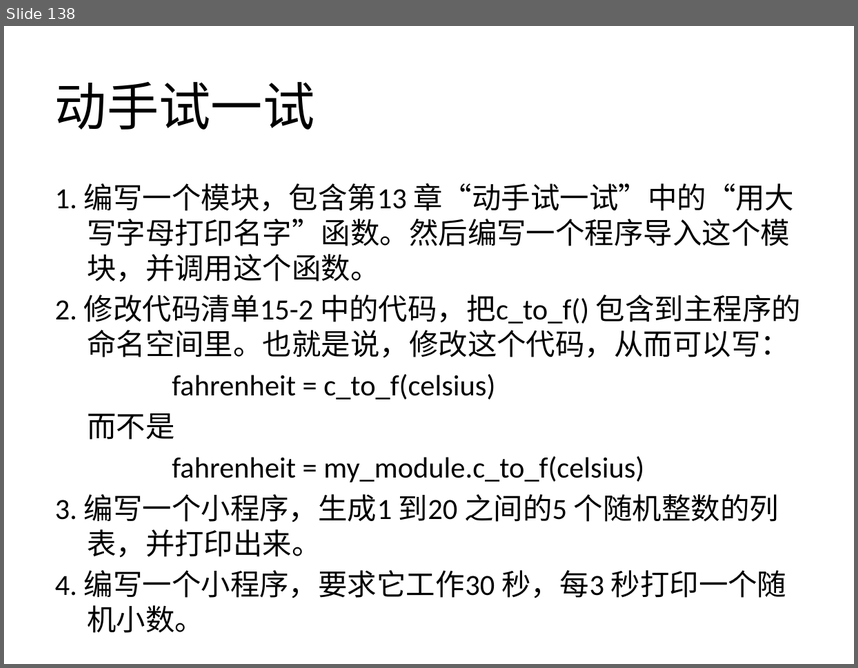
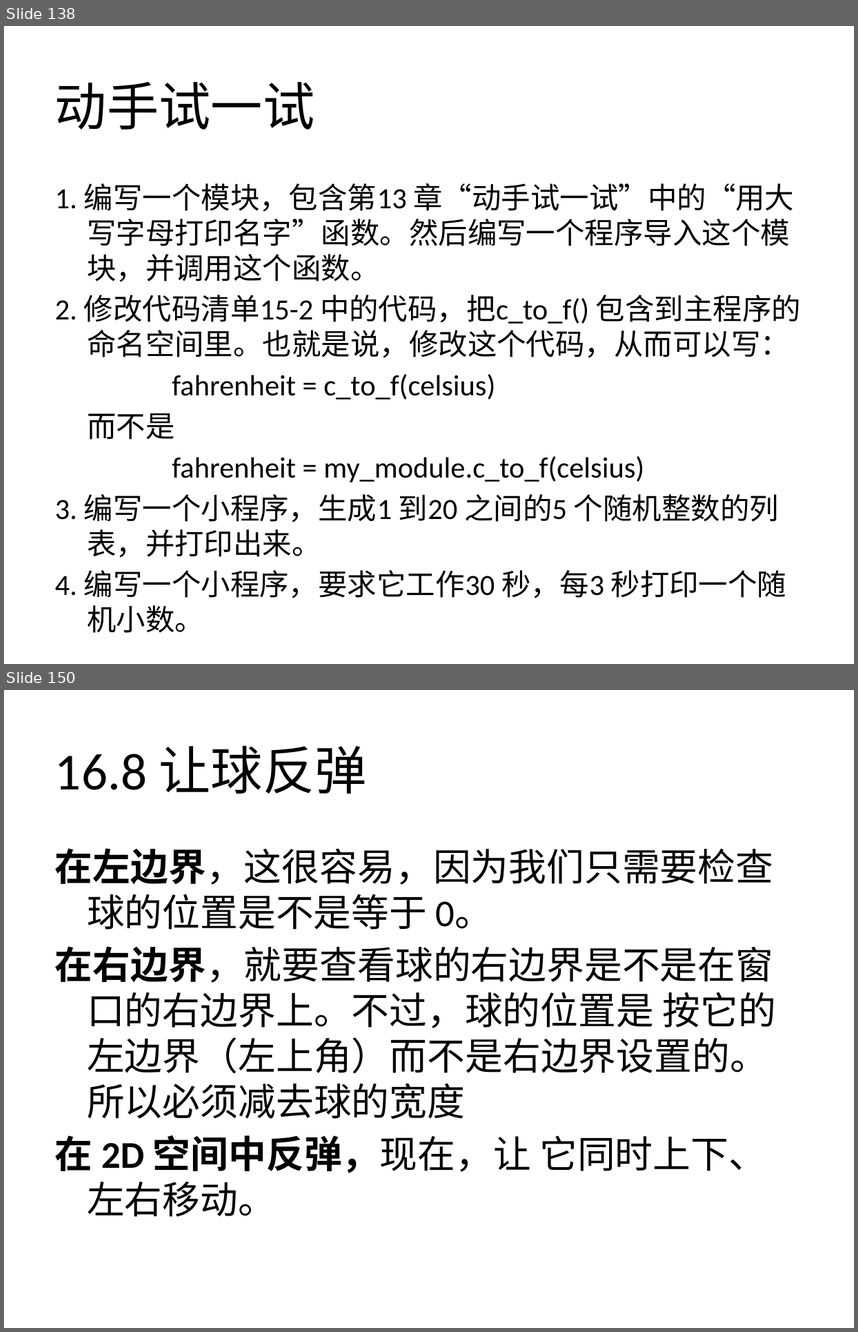
Before and after one commit to zhinan18/Python3, a slide deck: readme/Python3.pptx. Shown one above the other, each under a label of ours: slide 138 before the commit, slides 138 and 150 after it; the slides between them are not shown. The pictures are 858x668 and 858x1332 pixels, drawn with LibreOffice and Linux fonts; fonts in the diff are those of the drawing. Boxes give left, top, right and bottom in pixels: in the first picture for what was removed or moved away, otherwise in the second. Text is boxed around its words. In the diff, an @@ line names an element or a change of style, - is before the commit and + after.

```diff
--- a/readme/Python3.pptx
+++ b/readme/Python3.pptx
@@ slide 150 added at (4, 690, 854, 1328), background #FFFFFF @@
@@ title added at (55, 746, 367, 793), 44 pt, text #000000 @@
+16.8 让球反弹
@@ text added at (55, 848, 776, 1216), 32 pt, text #000000 @@
+在左边界，这很容易，因为我们只需要检查球的位置是不是等于 0。
+在右边界，就要查看球的右边界是不是在窗口的右边界上。不过，球的位置是 按它的左边界（左上角）而不是右边界设置的。所以必须减去球的宽度
+在 2D 空间中反弹，现在，让 它同时上下、左右移动。
```
Also in this commit, not shown: 13 other slides added, 19 other files.
